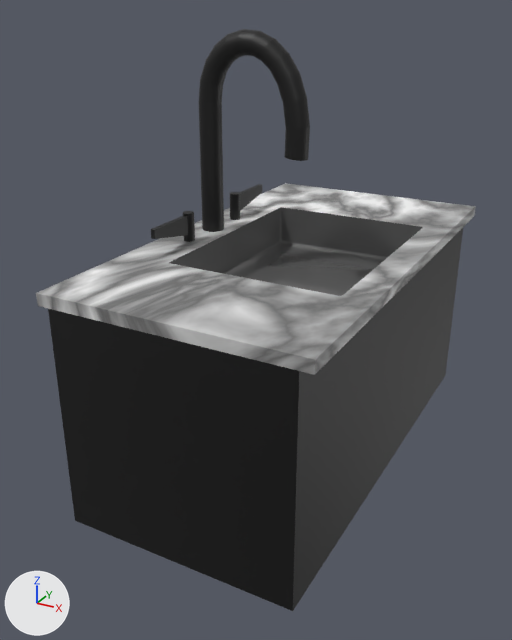
What one commit did to the Blender file Assets/CustomShapes/blender/counter-sink.blend.
Both versions are drawn from a 50 mm camera at (2.58, -5.41, 2.92) aimed at (-0.19, -0.36, 0.4). Every picture has the same lights, and +X, +Y and +Z are marked at lower left.

Names of what the first picture shows: 'Counter', 'Faucet', 'HandleLeft', 'HandleRight'.
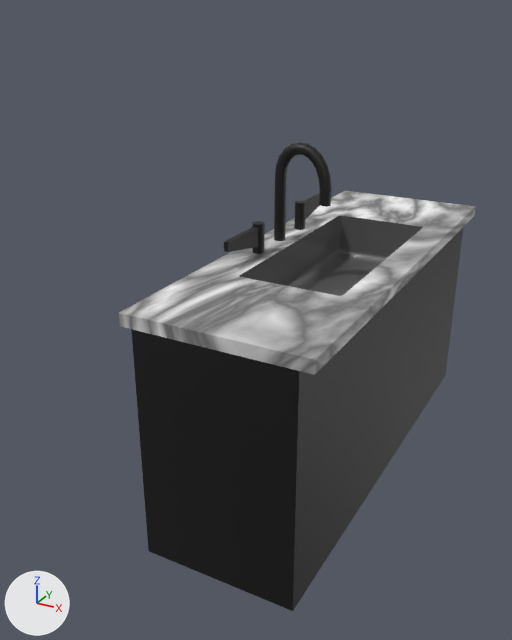
Patch to the scene script:
```diff
--- a/Assets/CustomShapes/blender/counter-sink.blend.py
+++ b/Assets/CustomShapes/blender/counter-sink.blend.py
@@ img_marble_sink @@
+img_marble_sink = load_image('marble-sink', '../textures/marble-sink.png', 1024, 1024, 'sRGB')
@@ mat_face @@
 mat_face = principled_material('Face')
-mat_face.texture = img_marble_countertop_sink_baked
+mat_face.texture = img_marble_sink
@@ me_cube_001 @@
 me_cube_001.from_pydata(...)  # 148 vertices, 120 faces; spans x -1.0..1.0, y -1.0..1.0, z -39.0..1.0
 # used by ob_counter; location = (0.0, 0.0, 1.0); scale = (1.1, 2.0, 0.05)
+# me_cube_001 part 1: all 74 vertices in x -1.0..-0.4, y -1.0..1.0, z -39.0..1.0 are moved by (0.6, 0.0, 0.0)
 me_cube_001.materials.append(mat_face)
@@ ob_faucet @@
 ob_faucet = bpy.data.objects.new('Faucet', me_beziercurve)
-ob_faucet.location = (0.16, 0.0, 2.25)
+ob_faucet.location = (0.35, 0.0, 1.65)
 ob_faucet.rotation_euler = (1.571, 0.0, 0.0)  # degrees (90, 0, 0)
+ob_faucet.scale = (0.5, 0.5, 0.5)
@@ ob_handleright @@
 ob_handleright = bpy.data.objects.new('HandleRight', me_cylinder)
-ob_handleright.location = (-0.85, 0.4, 1.18)
+ob_handleright.location = (-0.15, 0.4, 1.18)
@@ ob_handleleft @@
 ob_handleleft = bpy.data.objects.new('HandleLeft', me_cylinder_001)
-ob_handleleft.location = (-0.85, -0.4, 1.18)
+ob_handleleft.location = (-0.15, -0.4, 1.18)
 ob_handleleft.rotation_euler = (0.0, 0.0, 3.142)  # degrees (0, 0, 180)
```

What differs and where, as boxes (x1, y1, x2, y2) in the pictures (512 x 640 px; the box of a moved part takes in the faces that stretch with it):
'Counter', surface changed, reshaped (19% narrower)
    before: (36, 183, 476, 611)
    after: (119, 191, 476, 611)
'Faucet', moved, rescaled (47% narrower, 51% shorter)
    before: (199, 29, 310, 232)
    after: (274, 142, 332, 241)
'HandleLeft', moved
    before: (151, 211, 195, 242)
    after: (224, 221, 265, 254)
'HandleRight', moved
    before: (230, 184, 262, 220)
    after: (294, 194, 320, 230)
part 1 of me_cube_001, moved or reshaped
    before: (36, 183, 463, 552)
    after: (119, 191, 463, 552)
